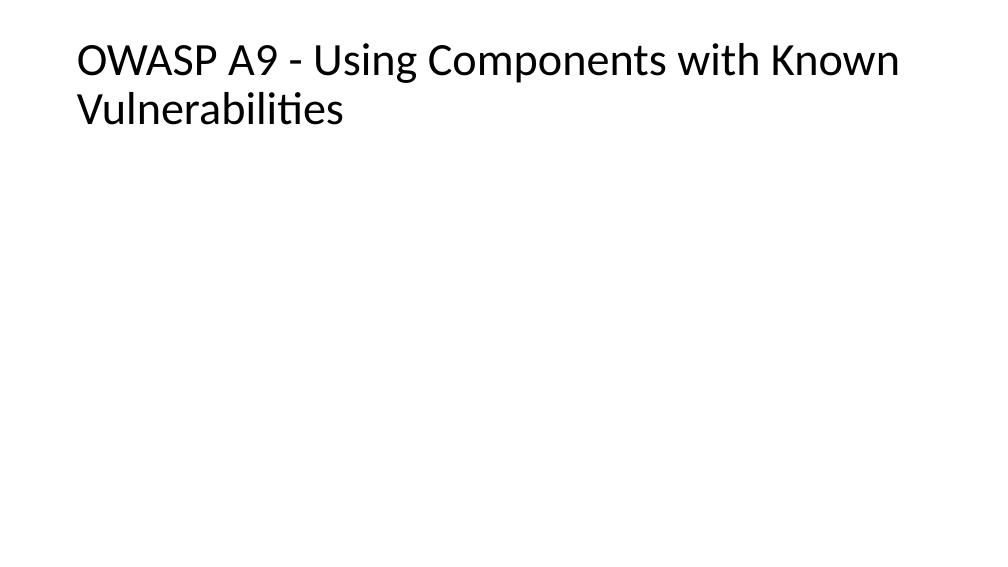
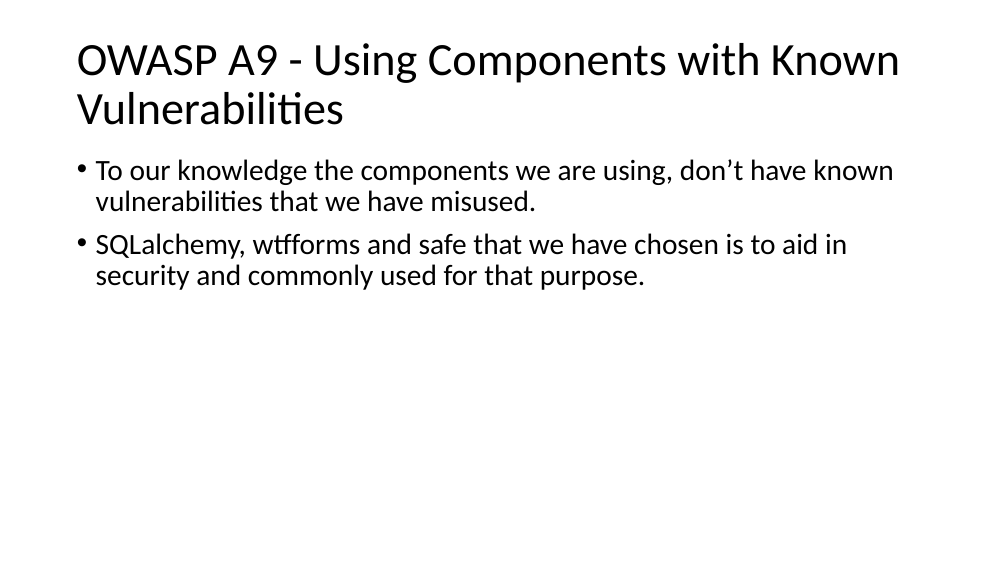
Before and after one commit to jkunnas58/dat250_netbank_fall_2020, a slide deck: slide 19 of Project_report_group_9.pptx (slide 18 before the commit). Drawn at 1008x567 pixels with LibreOffice and Linux fonts; fonts in the diff are those of the drawing. Boxes give left, top, right and bottom in pixels: in the first picture for what was removed or moved away, otherwise in the second. Text is boxed around its words. In the diff, an @@ line names an element or a change of style, - is before the commit and + after.

Commit message:
upgraded password security and .pptx report update

```diff
--- a/Project_report_group_9.pptx
+++ b/Project_report_group_9.pptx
@@ text added at (96,159,894,290), 28 pt, text #000000 @@
+• To our knowledge the components we are using, don’t have known vulnerabilities that we have misused.
+• SQLalchemy, wtfforms and safe that we have chosen is to aid in security and commonly used for that purpose.
```
Also in this commit, not shown: 9 other slides changed, 2 slides added, 1 slide removed, 1 other file.
